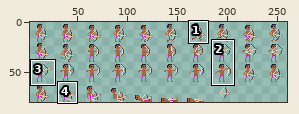
Two states of a sprite sheet, Assets/Sprites/Units/Archer/Archer.png. The first picture is a wide view before the edit; the outline marks the close-up.
Close-up. Earlier state:
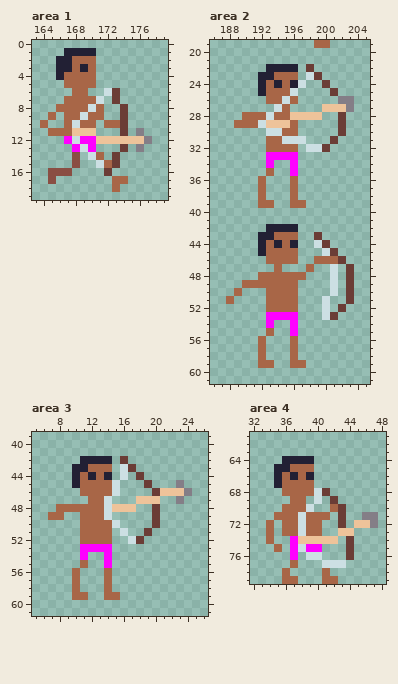
The file is 260x80 pixels. Shown: area 1: x 163..179, y 0..19; area 2: x 186..205, y 19..61; area 3: x 5..26, y 39..61; area 4: x 32..48, y 61..79. The wide view leaves out empty margins. The commit also changed other parts of the picture, which this record leaves out.
And afterwards:
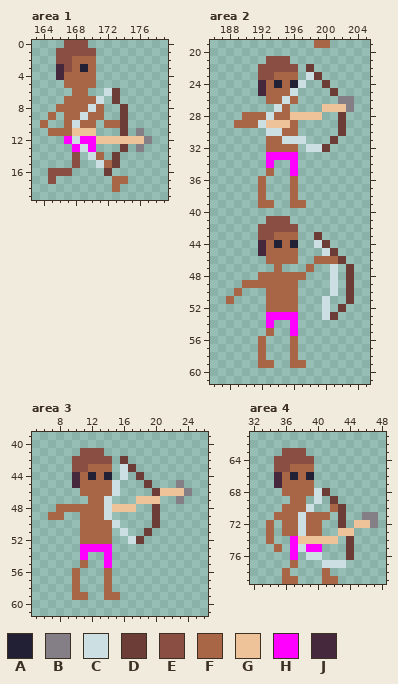
Palette (. is transparent): A #222034  B #847e87  C #ccdfe3  D #6b3d36  E #8a4e43  F #a86647  G #eec39a  H #ff00ff  J #45283c
Edits made:
Changed rows in their new state; - is an unchanged pixel.
Area 1:
first column x 166:
 0 -EEE-
 1 EEEEE
 2 EE---
 3 JE---
 4 J----
Area 2:
first column x 192:
21 -EEE-
22 EEEEE
23 EE---
24 J----
25 J----
first column x 192:
41 -EEE-
42 EEEEE
43 EE---
44 J----
45 J----
Area 3:
first column x 10:
41 -EEE-
42 EEEEE
43 EE---
44 J----
45 J----
Area 4:
first column x 35:
63 -EEE-
64 EEEEE
65 EE---
66 J----
67 J----
